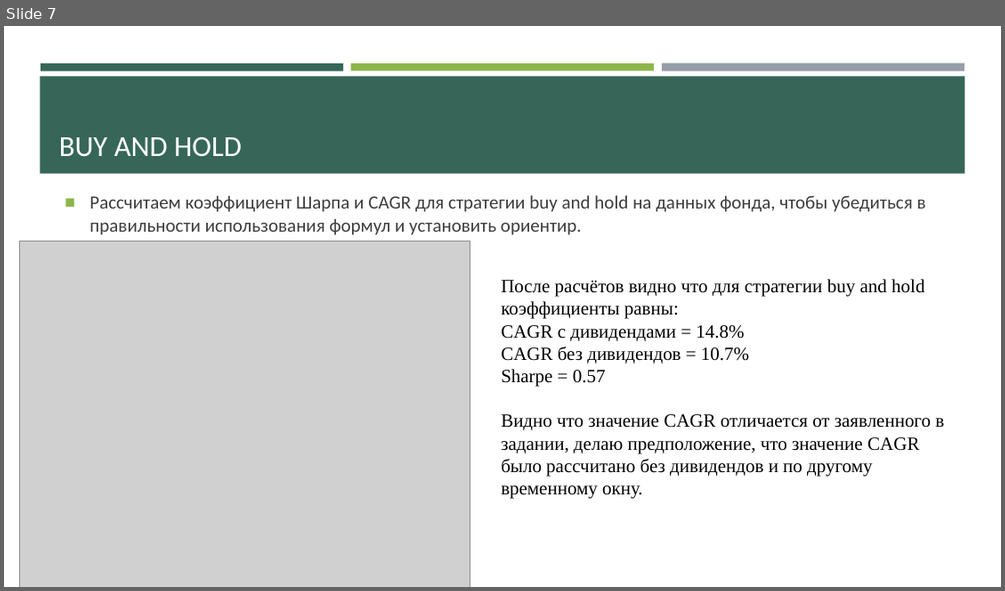
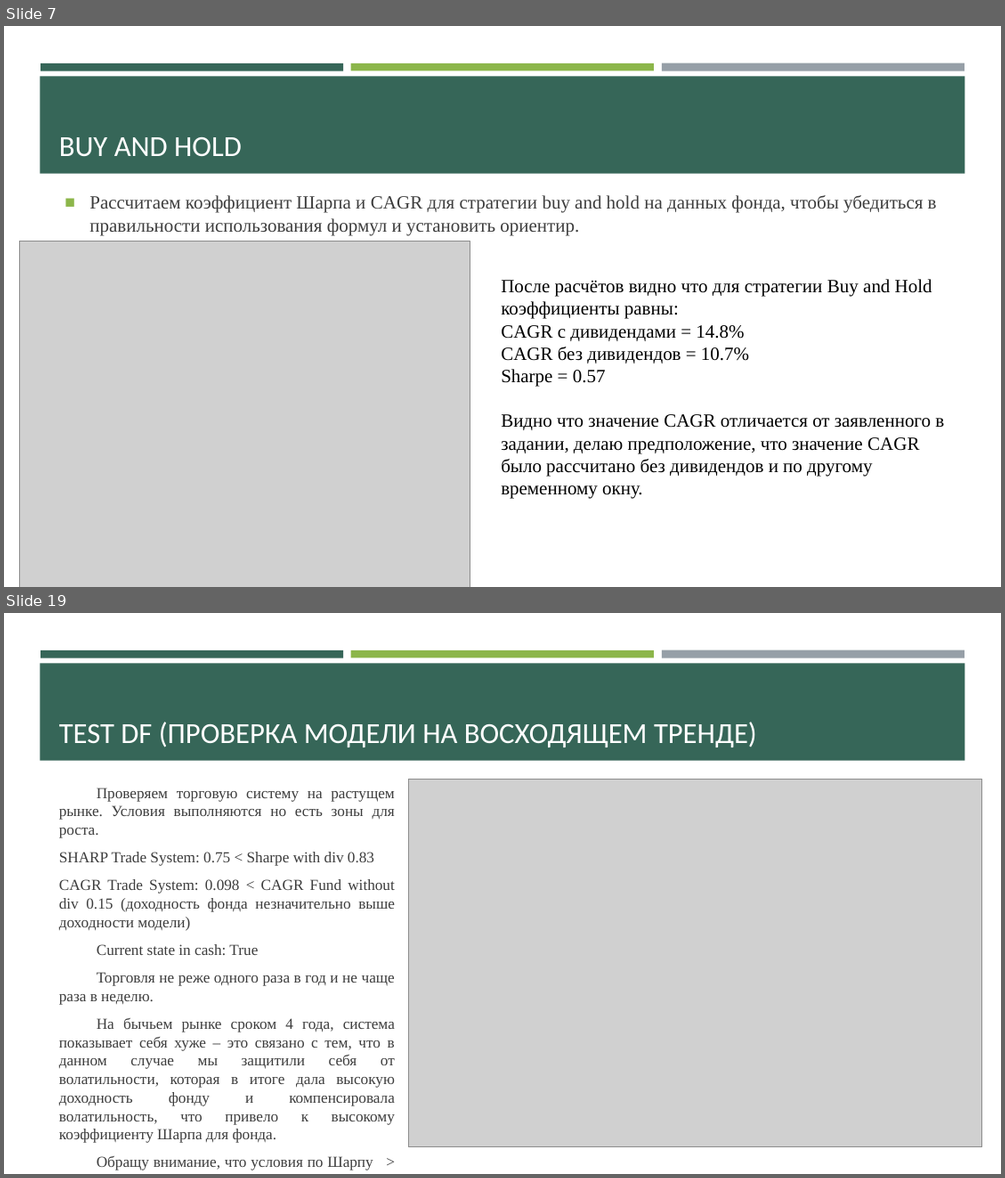
Before and after one commit to Den-is-me/test_ff, a slide deck: Торговля фондом VFINX.pptx. Shown one above the other, each under a label of ours: slide 7 before the commit, slides 7 and 19 after it; the slides between them are not shown. The pictures are 1005x591 and 1005x1178 pixels, drawn with LibreOffice and Linux fonts; fonts in the diff are those of the drawing; grey boxes stand for pictures. Boxes give left, top, right and bottom in pixels: in the first picture for what was removed or moved away, otherwise in the second. Text is boxed around its words. In the diff, an @@ line names an element or a change of style, - is before the commit and + after.

```diff
--- a/Торговля фондом VFINX.pptx
+++ b/Торговля фондом VFINX.pptx
@@ slide 19 added at (4,613,1001,1174), background #FFFFFF; not listed: 4 template elements that a slide beside it also shows @@
@@ title added at (59,722,757,747), 28 pt, text #FFFFFF @@
+TEST DF (ПРОВЕРКА МОДЕЛИ НА ВОСХОДЯЩЕМ ТРЕНДЕ)
@@ text added at (59,787,395,1170), 14.8 pt, text #3D3D3D @@
+Проверяем торговую систему на растущем рынке. Условия выполняются но есть зоны для роста.
+SHARP Trade System: 0.75 < Sharpe with div 0.83
+CAGR Trade System: 0.098 < CAGR Fund without div 0.15 (доходность фонда незначительно выше доходности модели)
+Current state in cash: True
+Торговля не реже одного раза в год и не чаще раза в неделю.
+На бычьем рынке сроком 4 года, система показывает себя хуже – это связано с тем, что в данном случае мы защитили себя от волатильности, которая в итоге дала высокую доходность фонду и компенсировала волатильность, что привело к высокому коэффициенту Шарпа для фонда.
+Обращу внимание, что условия по Шарпу > 0.6% и доходности всё равно выполняются.
@@ picture added at (409,779,982,1146) @@
@@ slide 7 changed as well @@
@@ text "Рассчитаем коэффициент Шарпа и CAGR ..." at (89,195,937,235): font Calibri to Times New Roman @@
@@ text at (501,279,932,319): text changed @@
-После расчётов видно что для стратегии buy and hold коэффициенты равны:
+После расчётов видно что для стратегии Buy and Hold коэффициенты равны:
```
Also in this commit, not shown: 3 other slides changed, 14 other slides added, 2 other files.
